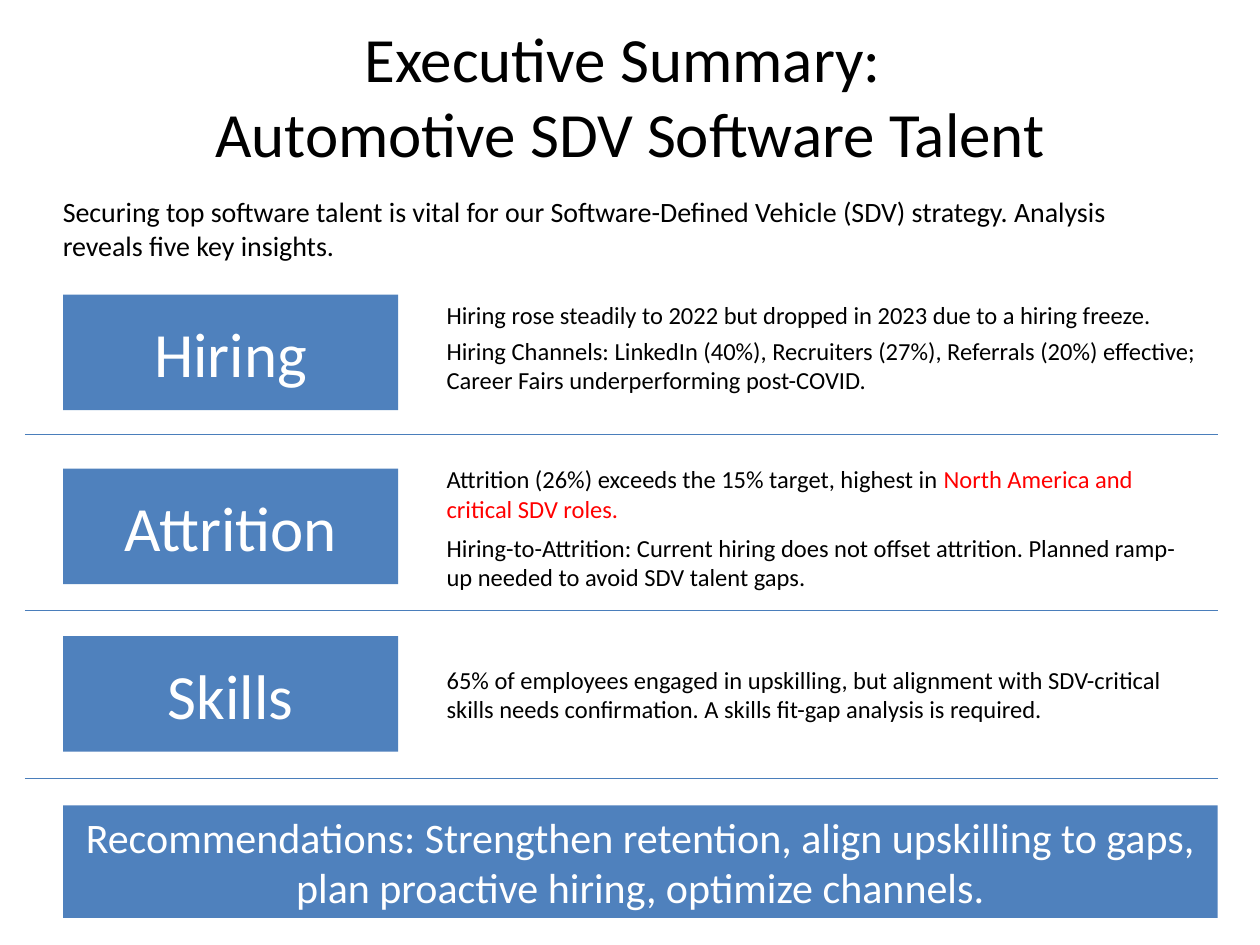
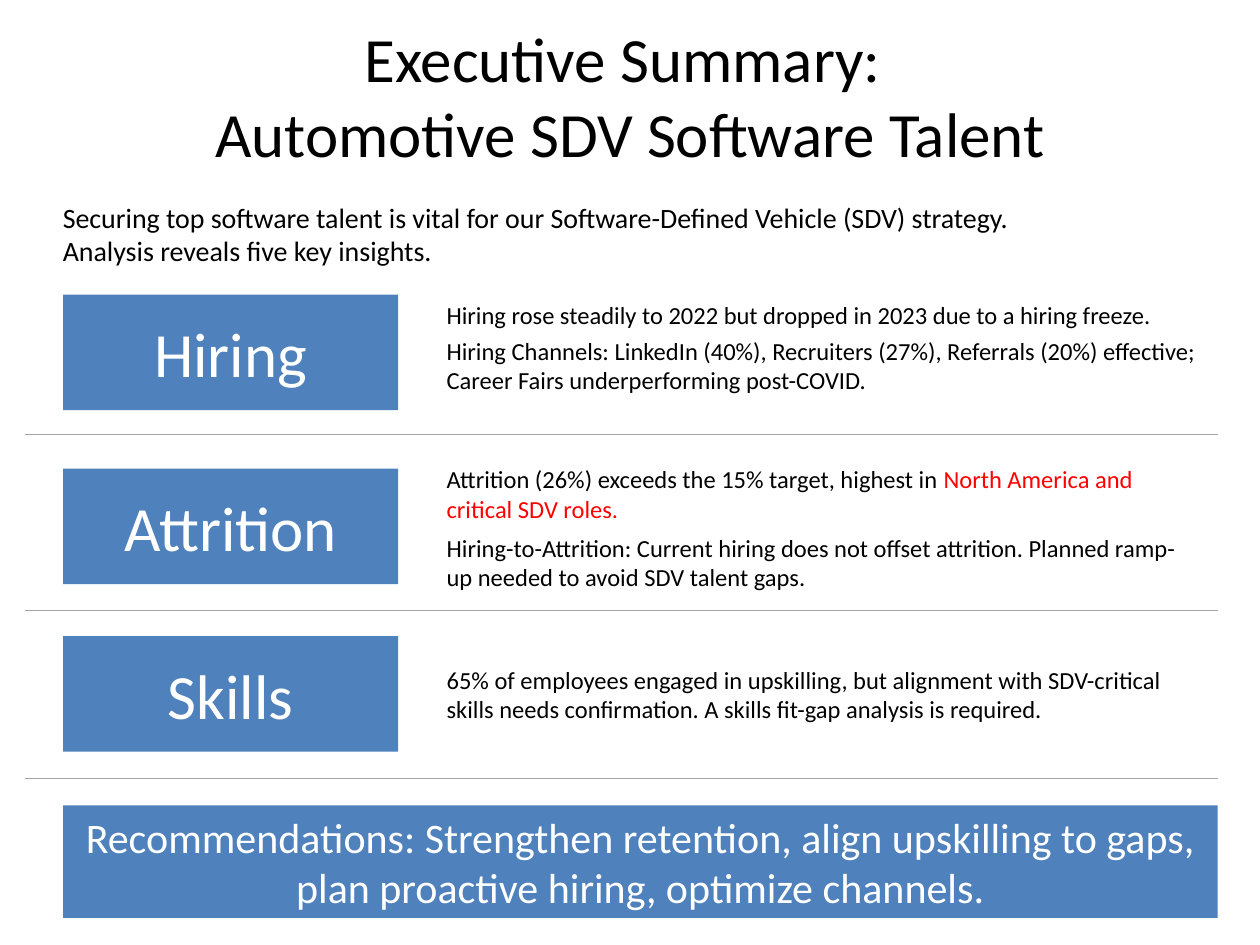
Before and after one commit to sven-friedel/workforce-insights-project, a slide deck: slide 1 of SDV_Talent_Report.pptx. Drawn at 1260x945 pixels with LibreOffice and Linux fonts; fonts in the diff are those of the drawing. Boxes give left, top, right and bottom in pixels: in the first picture for what was removed or moved away, otherwise in the second. Text is boxed around its words. In the diff, an @@ line names an element or a change of style, - is before the commit and + after.

```diff
--- a/SDV_Talent_Report.pptx
+++ b/SDV_Talent_Report.pptx
@@ text "Securing top software talent is ..." rewrapped from [63, 201, 1105, 261] to [63, 207, 1008, 266] @@
@@ line (25, 435) - (1217, 435): stroke #4B7EBC 0.75 pt to #A6A6A6 0.75 pt @@
@@ line (25, 610) - (1217, 610): stroke #4B7EBC 0.75 pt to #A6A6A6 0.75 pt @@
@@ line (25, 779) - (1217, 779): stroke #4B7EBC 0.75 pt to #A6A6A6 0.75 pt @@
```
Also in this commit, not shown: 2 other slides changed, 1 slide added, 1 slide removed, 1 other file.
